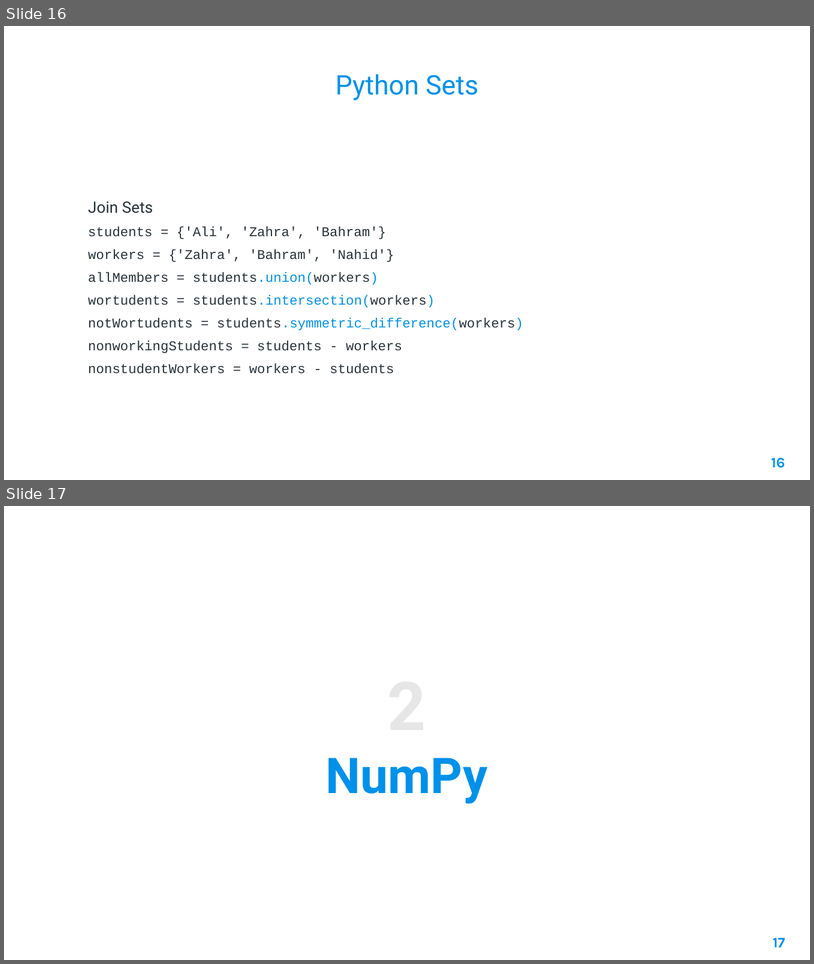
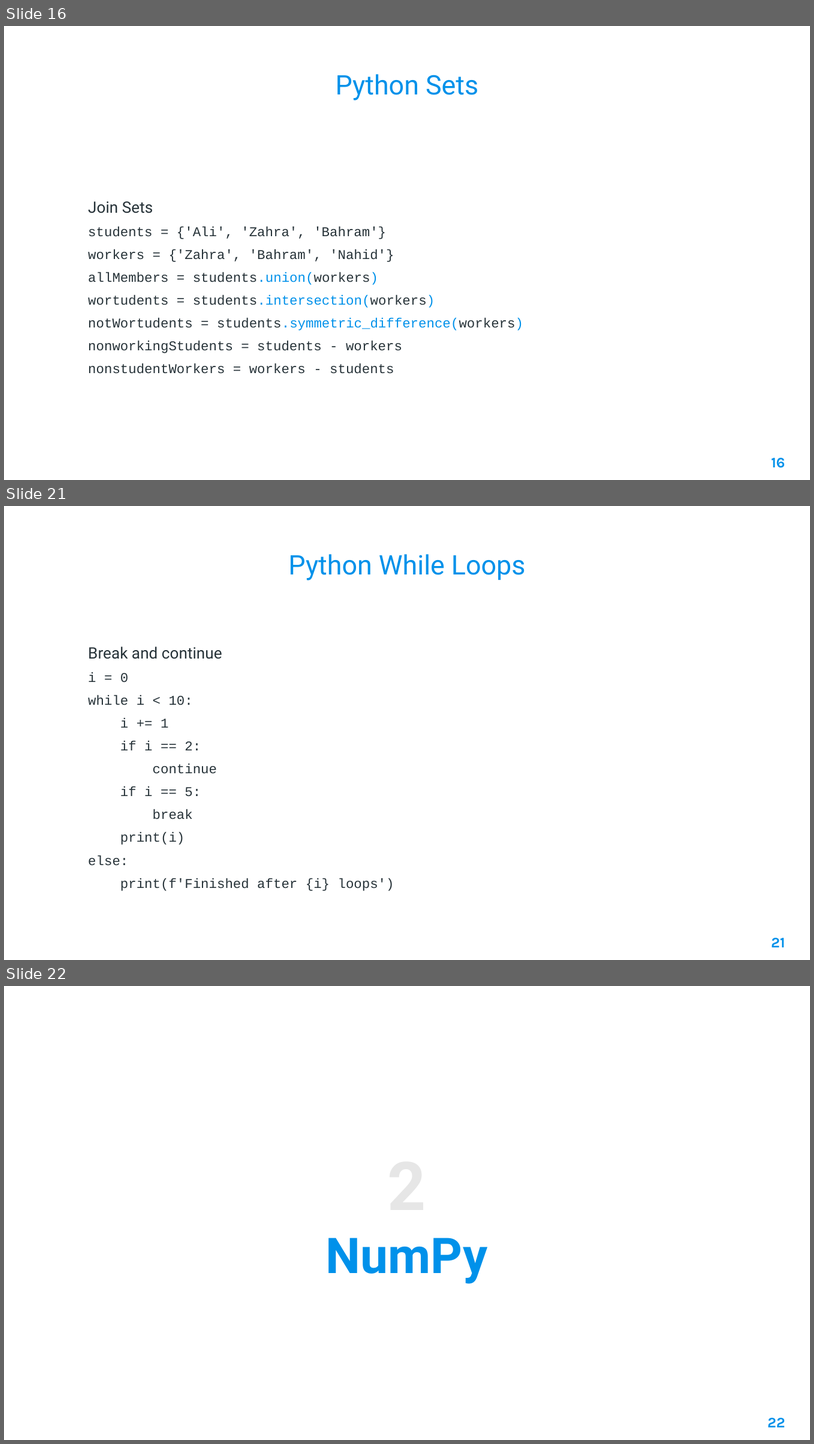
Before and after one commit to AleeRezaa/learn-python, a slide deck: Python.pptx. Shown one above the other, each under a label of ours: slides 16 and 17 before the commit, slides 16, 21 and 22 after it; the slides between them are not shown. The pictures are 814x964 and 814x1444 pixels, drawn with LibreOffice and Linux fonts; fonts in the diff are those of the drawing; background and template pictures are left out. Boxes give left, top, right and bottom in pixels: in the first picture for what was removed or moved away, otherwise in the second. Text is boxed around its words. In the diff, an @@ line names an element or a change of style, - is before the commit and + after.

Commit message:
add if statements and while loops

```diff
--- a/Python.pptx
+++ b/Python.pptx
@@ slide 21 added at [4,506,810,960], background picture (left out) @@
@@ title added at [288,554,525,580], 24 pt, text #0091EA @@
+Python While Loops
@@ text added at [88,646,395,891], 12 pt, text #263238 @@
+Break and continue
+i = 0
+while i < 10:
+i += 1
+if i == 2:
+continue
+if i == 5:
+break
+print(i)
+else:
+print(f'Finished after {i} loops')
@@ page number added at [771,937,785,947], 13 pt, text #0091EA, bold @@
+21
@@ what was slide 17 is now slide 22 @@
@@ page number at [768,1417,785,1427]: text changed @@
-17
+22
```
Also in this commit, not shown: 3 slides changed, 4 other slides added.
